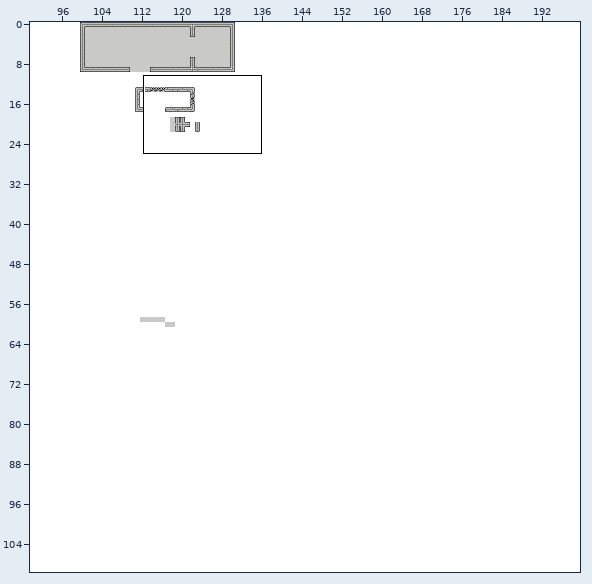
One commit to this Tiled map: CSLO/data/maps/Map1.tmx. Above, an overview of the earlier version with the close-up marked.
Close-up. Before:
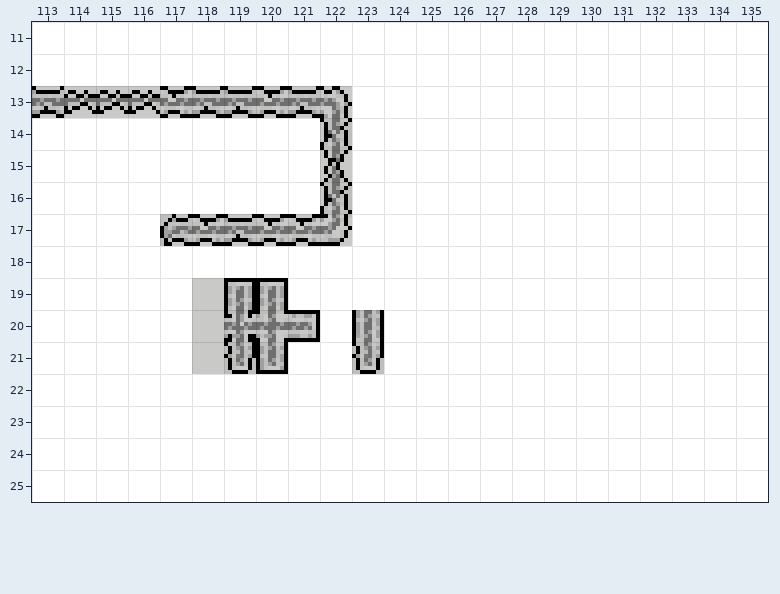
Cells are 8x8 px. Shown: x 113..135, y 11..25. Tiles whose own drawing changed are shown in their newer look in all pictures.
Now the later version:
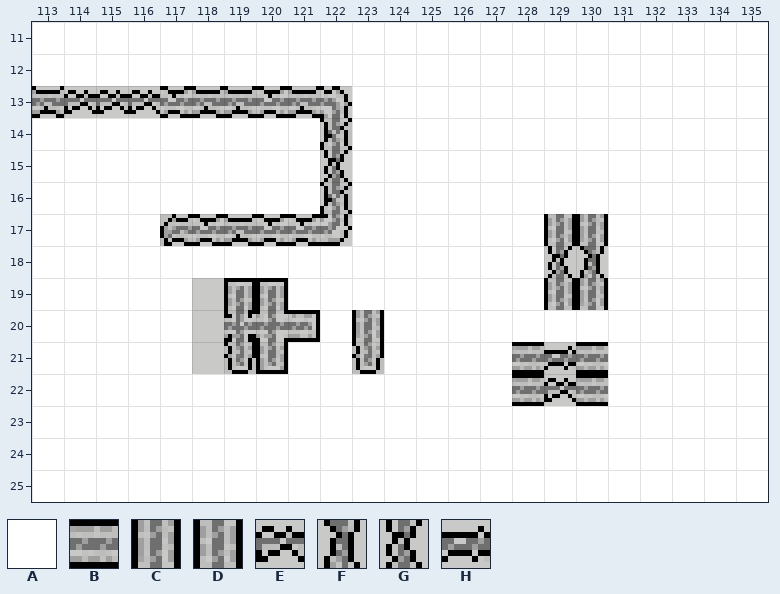
Key: from "Tileset": A 1, B 5, C 84, D 86, E 485, F 564, G 566, H 645.
_ is an empty cell.
Log entry: fixed tiled stuff dangit slick
Changes in this commit:
{"where": "layer \"base\""}
{"y":17,"x":129,"old":"AA","new":"DC"}
{"y":18,"x":129,"old":"AA","new":"GF"}
{"y":19,"x":129,"old":"AA","new":"DC"}
{"y":21,"x":128,"old":"AAA","new":"BHB"}
{"y":22,"x":128,"old":"AAA","new":"BEB"}
{"label":"changed","picture_box":[544,214,608,310]}
{"label":"changed","picture_box":[512,342,608,406]}
